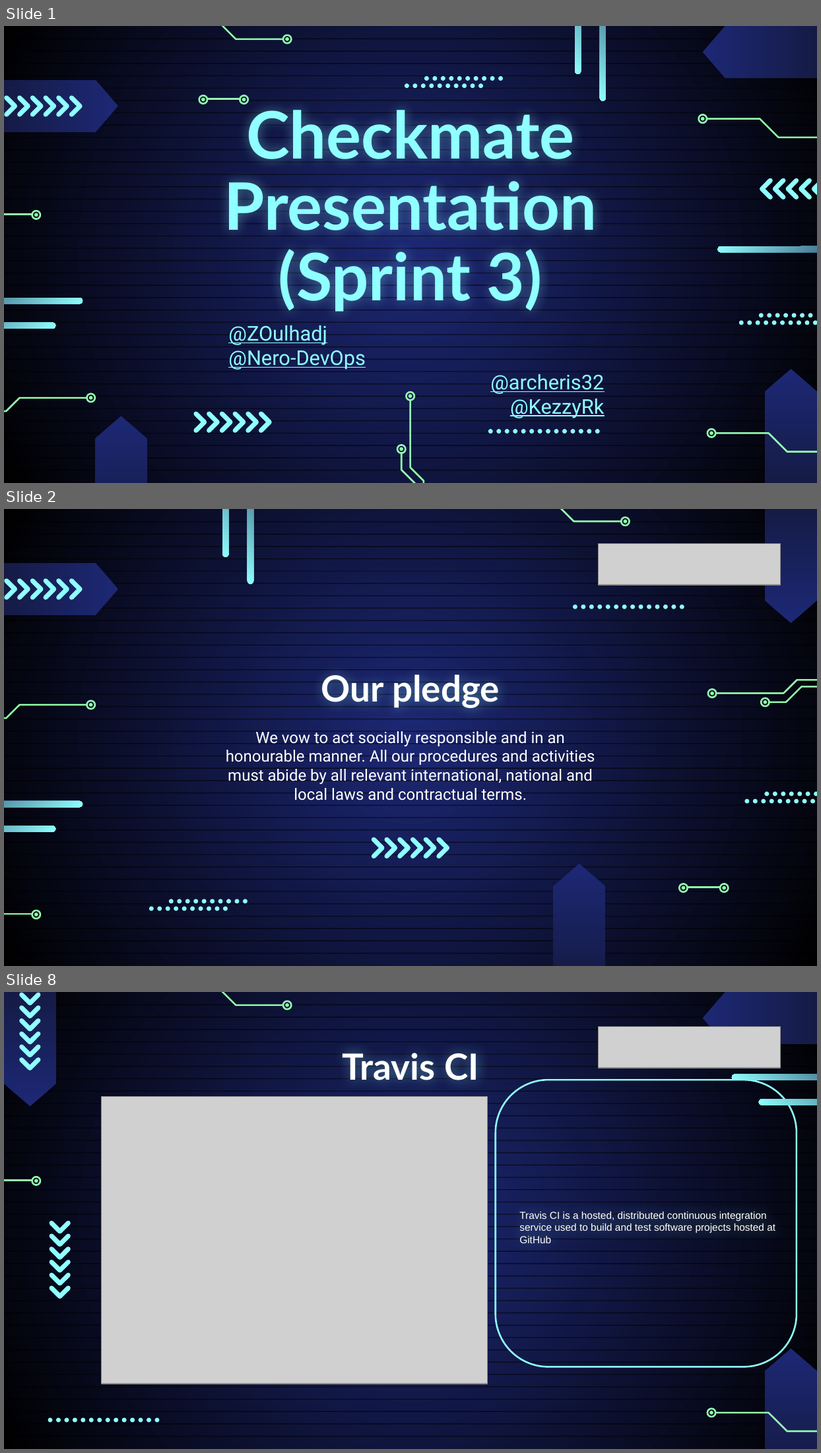
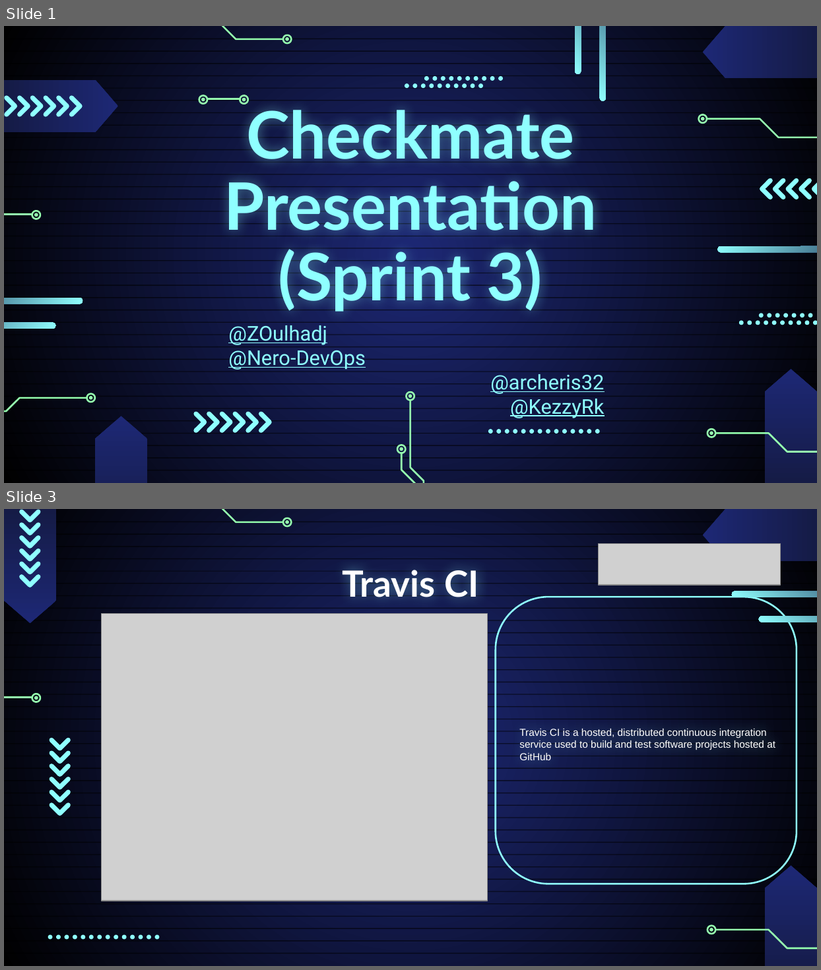
Before and after one commit to checkmate-group/coursework, a slide deck: documents/presentations/sprint_3_presentation.pptx. Shown one above the other, each under a label of ours: slides 1, 2 and 8 before the commit, slides 1 and 3 after it; the slides between them are not shown. The pictures are 821x1453 and 821x970 pixels, drawn with LibreOffice and Linux fonts; fonts in the diff are those of the drawing; grey boxes stand for pictures. Boxes give left, top, right and bottom in pixels: in the first picture for what was removed or moved away, otherwise in the second. Text is boxed around its words. In the diff, an @@ line names an element or a change of style, - is before the commit and + after.

```diff
--- a/documents/presentations/sprint_3_presentation.pptx
+++ b/documents/presentations/sprint_3_presentation.pptx
@@ slide 2 removed at [4, 509, 817, 966], background gradient #1D2875 to #000000; not listed: 43 template elements that a slide beside it also shows @@
@@ rounded rectangle removed at [223, 509, 229, 557] @@
@@ rounded rectangle removed at [248, 509, 253, 584] @@
@@ freeform shape removed at [502, 509, 621, 521] @@
@@ freeform shape removed at [621, 517, 629, 525] @@
@@ freeform shape removed at [624, 520, 628, 524] @@
@@ flow chart offpage connector removed at [765, 509, 817, 623] @@
@@ picture removed at [599, 543, 781, 585] @@
@@ group removed at [573, 605, 684, 610]: 14 ellipses @@
@@ title removed at [321, 675, 500, 708] @@
-Our pledge
@@ freeform shape removed at [4, 705, 87, 718] @@
@@ freeform shape removed at [87, 701, 95, 709] @@
@@ freeform shape removed at [89, 703, 94, 708] @@
@@ group removed at [708, 680, 817, 706]: 6 freeform shapes @@
@@ subtitle removed at [226, 731, 595, 801] @@
-We vow to act socially responsible and in an honourable manner. All our procedures and activities must abide by all relevant international, national and local laws and contractual terms.
@@ rounded rectangle removed at [4, 802, 82, 807] @@
@@ group removed at [745, 792, 817, 804]: 16 ellipses @@
@@ rounded rectangle removed at [4, 826, 55, 832] @@
@@ group removed at [372, 838, 450, 859]: 6 freeform shapes @@
@@ flow chart offpage connector removed at [554, 864, 606, 966] @@
@@ group removed at [149, 899, 248, 912]: 20 ellipses @@
@@ group removed at [680, 884, 729, 893]: 5 freeform shapes @@
@@ freeform shape removed at [4, 914, 32, 914] @@
@@ freeform shape removed at [32, 911, 40, 920] @@
@@ freeform shape removed at [34, 913, 38, 917] @@
@@ what was slide 8 is now slide 3 @@
```
Also in this commit, not shown: 1 slide changed, 6 slides added, 9 other slides removed.
